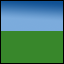
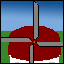
Before/after of a 64 × 64 layered artwork. What changed in the layer stack:
added layer "Layer 5" above "Layer 2" over [1, 1, 63, 63]
